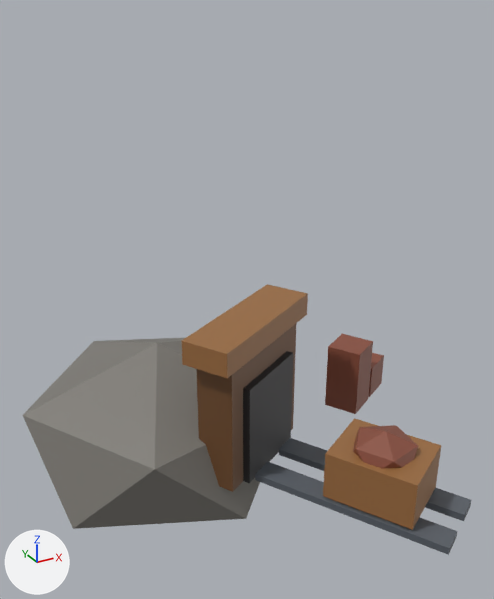
A saved change to the glTF model art/models/building_14.glb.
Both versions are drawn from a 50 mm lens placed at (-0.542, -1.188, 0.908), pointed at (0.077, -0.063, 0.345). The lights are fixed; the arrows at lower left show +X, +Y and +Z. The first picture is the older version. Vertices at exactly the same position are counted once.

The first picture shows 'building_14'.
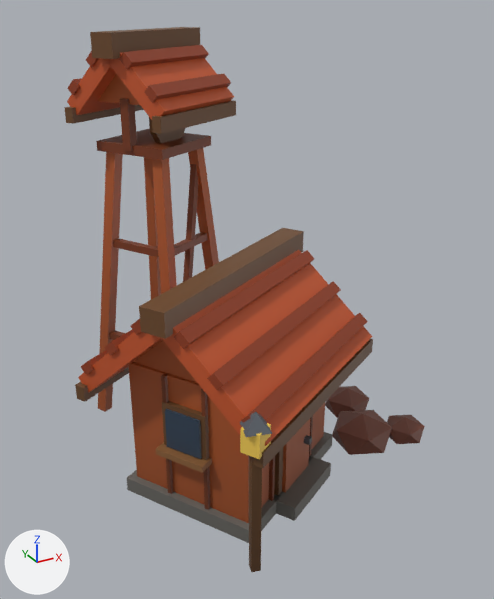
Location of each change, (x1, y1, x2, y2) in pixels of the pictures (494 x 599 px; the box of a moved part takes in the faces that stretch with it):
'building_14', reshaped (20% narrower, 101% taller): before (23, 284, 472, 555); after (64, 27, 425, 572)
part 1 of me_building_14, moved or reshaped (not visible afterwards): before (323, 418, 441, 530)
part 2 of me_building_14, moved or reshaped (mostly hidden afterwards): before (368, 353, 384, 397); after (309, 416, 313, 457)
part 3 of me_building_14, moved or reshaped: before (255, 461, 457, 555); after (162, 401, 209, 460)
part 4 of me_building_14, added (brown): after (332, 410, 392, 455)
part 5 of me_building_14, added (brown): after (325, 386, 369, 418)
part 6 of me_building_14, added (brown): after (387, 415, 425, 444)
part 7 of me_building_14, rebuilt: before (196, 324, 296, 492); after (128, 362, 325, 523)
part 8 of me_building_14, deleted (brown): before (325, 334, 373, 414)
part 9 of me_building_14, deleted (brown): before (353, 425, 418, 469)
part 10 of me_building_14, deleted: before (243, 351, 293, 483)
part 11 of me_building_14, deleted (brown): before (182, 284, 308, 378)
part 12 of me_building_14, built on: before (23, 338, 472, 529); after (64, 27, 373, 572)

Edits to the bpy script that builds the scene:
```text
Change me_building_14:
    used by ob_building_14; location = (0.0, 0.0, 0.0)
    remove me_building_14.from_pydata(...)  # 92 vertices, 146 faces; spans x -0.362..0.502, y -0.54..0.401, z -0.204..0.33
    add me_building_14.from_pydata(...)  # 465 vertices, 706 faces; spans x -0.291..0.46, y -0.426..0.347, z -0.049..0.852
    me_building_14 part 1: the loose piece of 8 vertices spanning x 0.104..0.316, y -0.477..-0.251, z 0.02..0.12 is scaled about its middle by (0.0566, 0.0558, 2.6), then moved by (-0.135, 0.115, 0.09)
    me_building_14 part 2: the loose piece of 8 vertices spanning x 0.393..0.502, y -0.05..0.059, z 0.0..0.08 is scaled about its middle by (0.106, 0.119, 3.25), then moved by (-0.304, -0.214, 0.12)
    me_building_14 part 3: the loose piece of 8 vertices spanning x 0.025..0.268, y -0.54..-0.168, z 0.0..0.015 is scaled about its middle by (0.238, 0.238, 6.67), then moved by (-0.281, 0.138, 0.179)
    me_building_14 part 4: a new loose piece, an icosphere of 20 faces spanning x 0.256..0.39, y -0.225..-0.094, z -0.049..0.049, in mat_defaultmaterial
    me_building_14 part 5: a new loose piece, an icosphere of 20 faces spanning x 0.316..0.423, y -0.093..0.012, z -0.039..0.039, in mat_defaultmaterial
    me_building_14 part 6: a new loose piece, an icosphere of 20 faces spanning x 0.371..0.46, y -0.243..-0.155, z -0.032..0.032, in mat_defaultmaterial
    me_building_14 part 7: the loose piece of 8 vertices spanning x -0.073..0.193, y -0.204..-0.004, z 0.0..0.28 is rebuilt with 8 vertices and now spans x -0.196..0.212, y -0.327..0.059, z 0.03..0.29
    me_building_14 part 8: the loose piece of 12 vertices spanning x 0.315..0.424, y -0.095..0.014, z 0.0..0.16 is deleted
    me_building_14 part 9: the loose piece of 12 vertices spanning x 0.148..0.272, y -0.425..-0.302, z 0.078..0.162 is deleted
    me_building_14 part 10: the loose piece of 8 vertices spanning x -0.035..0.165, y -0.197..-0.029, z 0.0..0.22 is deleted
    me_building_14 part 11: the loose piece of 8 vertices spanning x -0.104..0.224, y -0.227..0.019, z 0.28..0.33 is deleted
    me_building_14 part 12: 20 vertices removed from x -0.362..0.355, y -0.49..0.401, z -0.204..0.204; 397 vertices added at x -0.291..0.307, y -0.426..0.347, z -0.002..0.852
```
